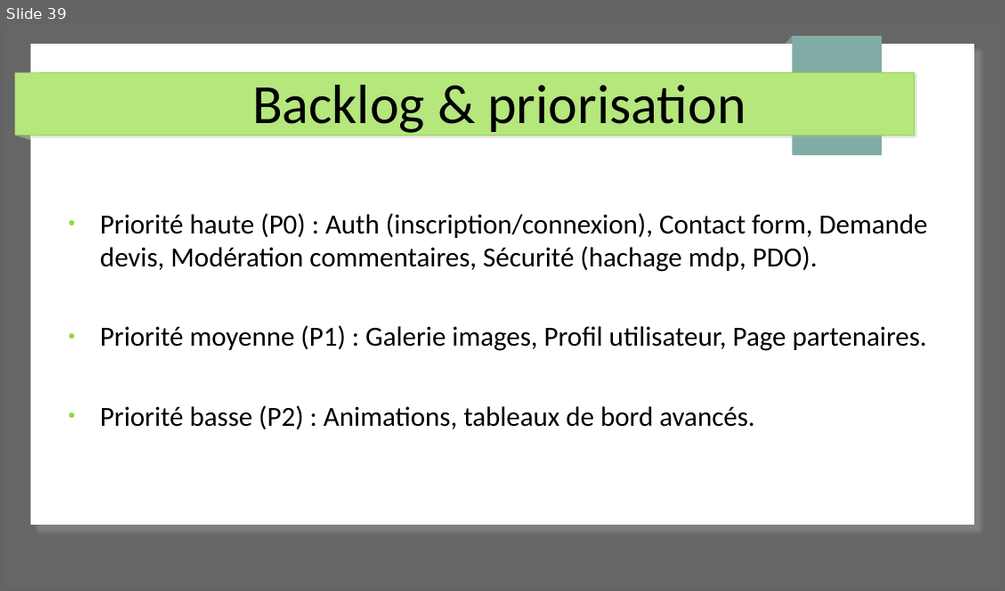
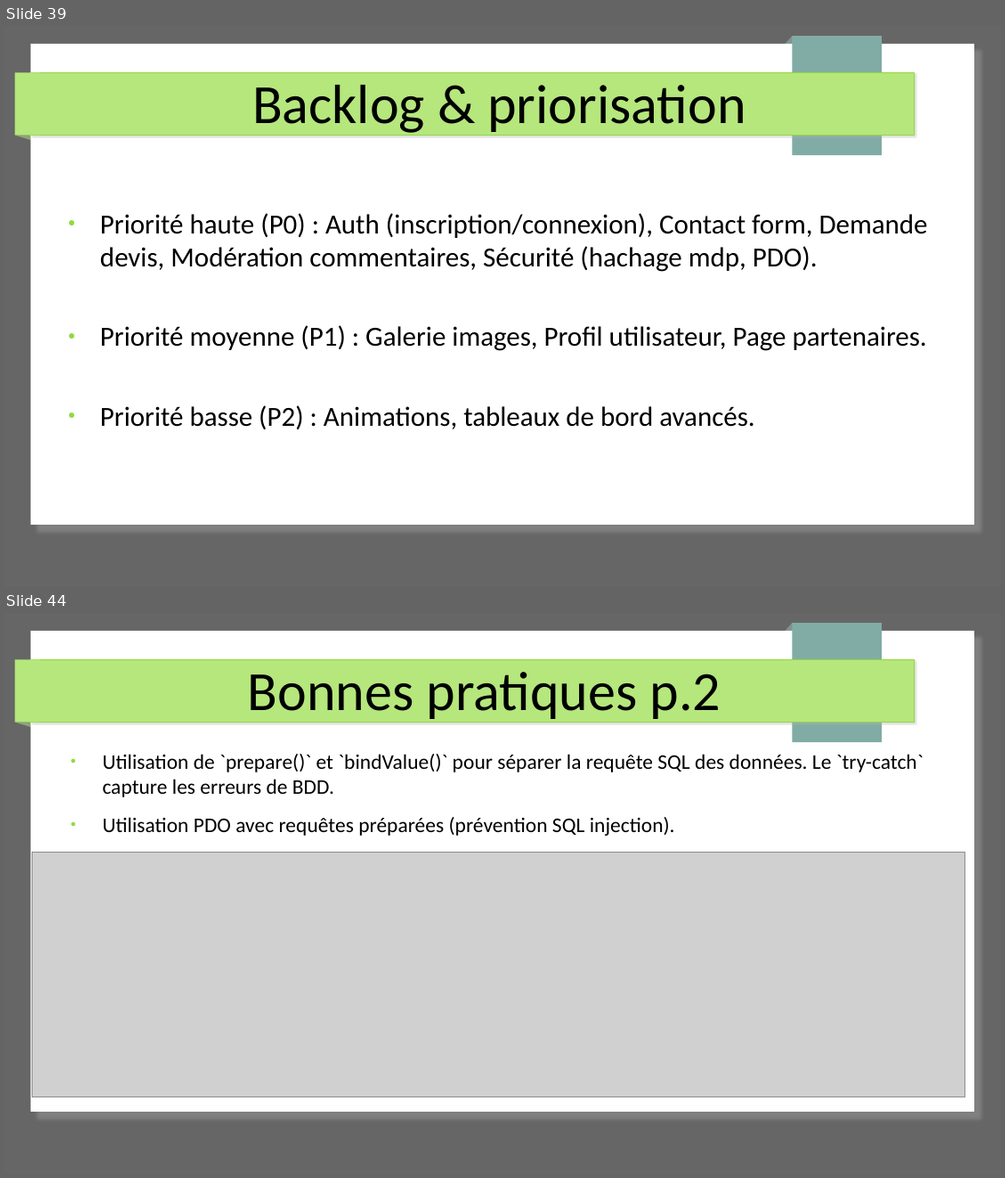
Before and after one commit to Cboukhal/project_exam, a slide deck: Document/projet_exam.odp. Shown one above the other, each under a label of ours: slide 39 before the commit, slides 39 and 44 after it; the slides between them are not shown. The pictures are 1005x591 and 1005x1178 pixels, drawn with LibreOffice and Linux fonts; fonts in the diff are those of the drawing; grey boxes stand for pictures. Boxes give left, top, right and bottom in pixels: in the first picture for what was removed or moved away, otherwise in the second. Text is boxed around its words. In the diff, an @@ line names an element or a change of style, - is before the commit and + after.

```diff
--- a/Document/projet_exam.odp
+++ b/Document/projet_exam.odp
@@ slide 44 added at [4,613,1001,1174], background #666666; not listed: 7 template elements that a slide beside it also shows @@
@@ title added at [248,672,721,724], 44 pt, text #000000 @@
+Bonnes pratiques p.2
@@ text added at [103,754,923,835], 16.6 pt, text #000000 @@
+● Utilisation de `prepare()` et `bindValue()` pour séparer la requête SQL des données. Le `try-catch` capture les erreurs de BDD.
+● Utilisation PDO avec requêtes préparées (prévention SQL injection).
@@ picture added at [32,852,965,1097] @@
```
Also in this commit, not shown: 9 other slides added, 11 slides removed, 7 other files.
